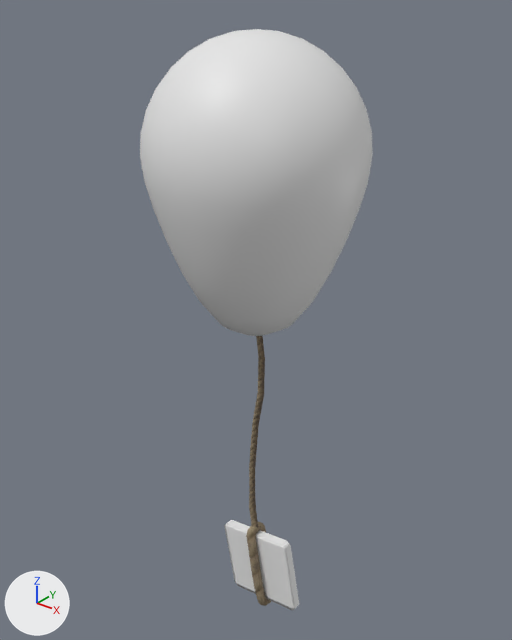
One commit to the glTF model dcl/assets/models/balloon_04.gltf: the scene before it, then after it.
Camera for both pictures: a 50 mm lens placed at (2.9, -3.62, 1.27), pointed at (-0.1, 0.12, -1.05). Arrows for +X, +Y and +Z are at lower left; the lights stay in place. The first picture is the older version. Where no turn or scale is listed for an object, it has been applied to the vertices.

Objects in the first picture: 'balloon.004', 'package.004', 'rope.004'.
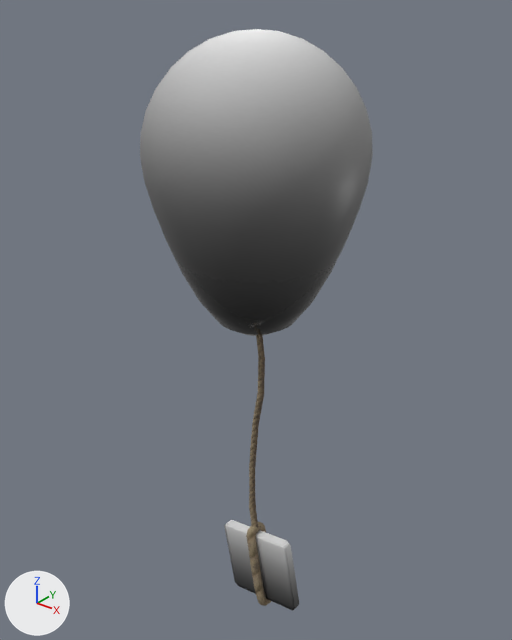
Edits to the bpy script that builds the scene:
```text
Add img_gradient:
    img_gradient = load_image('gradient', 'tex/gradient.png', 128, 1024, 'sRGB')
Add img_gradient_001:
    img_gradient_001 = load_image('gradient.001', 'tex/gradient-1.png', 128, 1024, 'Non-Color')
Change mat_balloon:
    remove # nodes: BsdfPrincipled, OutputMaterial
    nodes: BsdfPrincipled, Math, OutputMaterial, SeparateColor, TexImage x2
    uses the picture img_gradient
    uses the picture img_gradient_001
Change mat_package:
    remove mat_package.base_color = (0.8, 0.8, 0.8)  # white #e7e7e7
    add mat_package.texture = img_gradient
```

Changed parts and their boxes [x1, y1, x2, y2] in the pictures (512 x 640 px):
'balloon.004', surface changed (white to grey): [140, 29, 373, 336] in both
'package.004', surface changed (white to grey): [224, 520, 299, 611] in both
